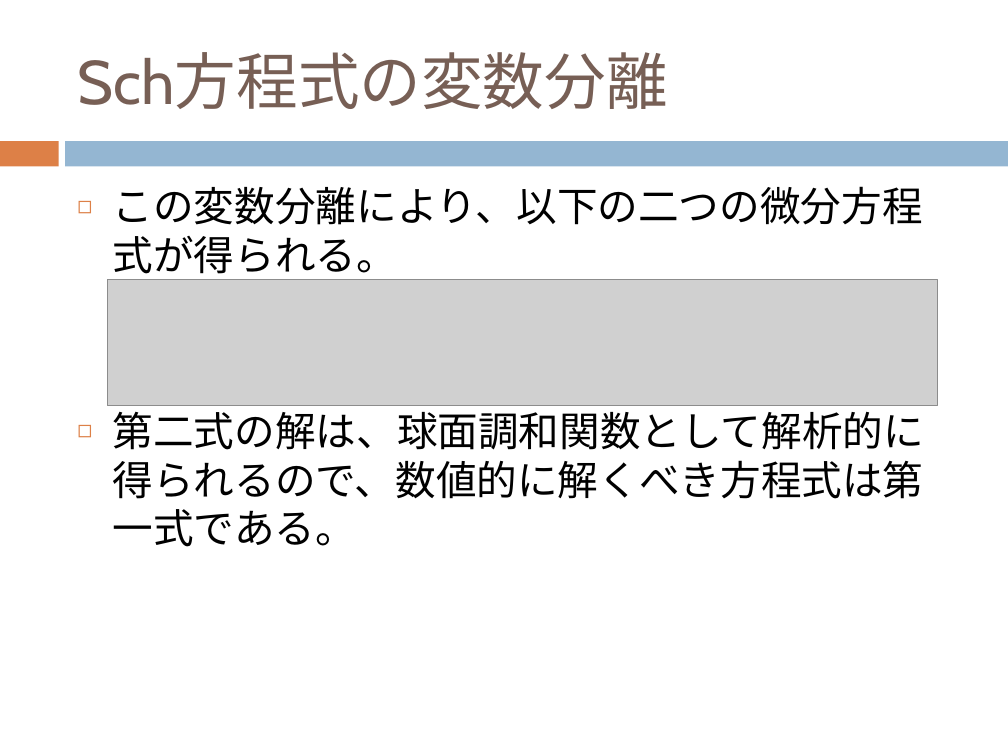
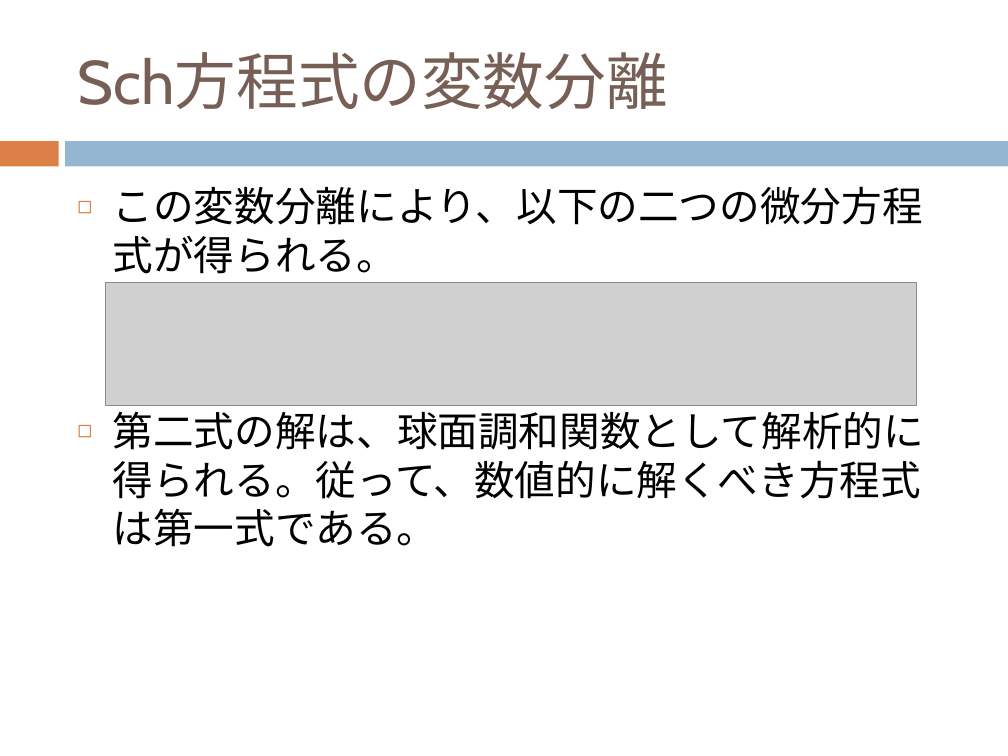
Before and after one commit to dc1394/fukui_sono2, a slide deck: slide 8 of 福井技術者の集いその2_発表資料スライド.pptx (slide 7 before the commit). Drawn at 1008x756 pixels with LibreOffice and Linux fonts; fonts in the diff are those of the drawing; grey boxes stand for pictures. Boxes give left, top, right and bottom in pixels: in the first picture for what was removed or moved away, otherwise in the second. Text is boxed around its words. In the diff, an @@ line names an element or a change of style, - is before the commit and + after.

```diff
--- a/福井技術者の集いその2_発表資料スライド.pptx
+++ b/福井技術者の集いその2_発表資料スライド.pptx
@@ picture: place and size @@
-picture at box(107, 280, 937, 406)
+picture at box(106, 283, 917, 406)
@@ text at box(113, 404, 924, 547): text changed @@
-◻ 第二式の解は、球面調和関数として解析的に得られるので、数値的に解くべき方程式は第一式である。
+◻ 第二式の解は、球面調和関数として解析的に得られる。従って、数値的に解くべき方程式は第一式である。
```
Also in this commit, not shown: 2 other slides changed, 3 slides added, 2 other files.
